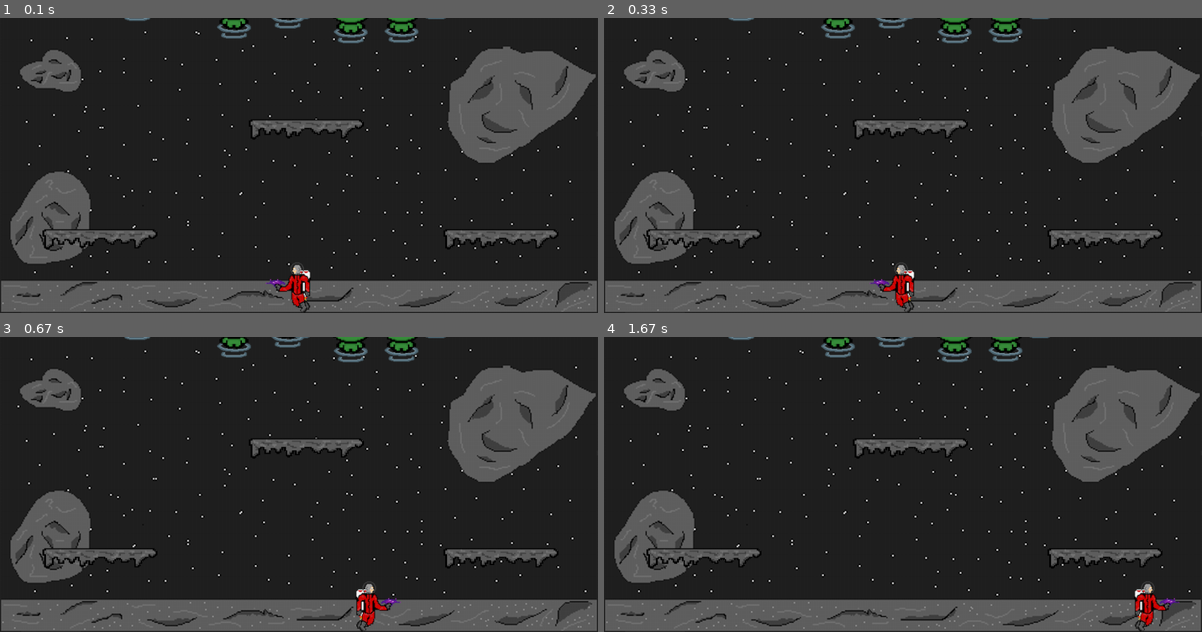
Above: before the commit, frames 1-4 (two rows, left to right).
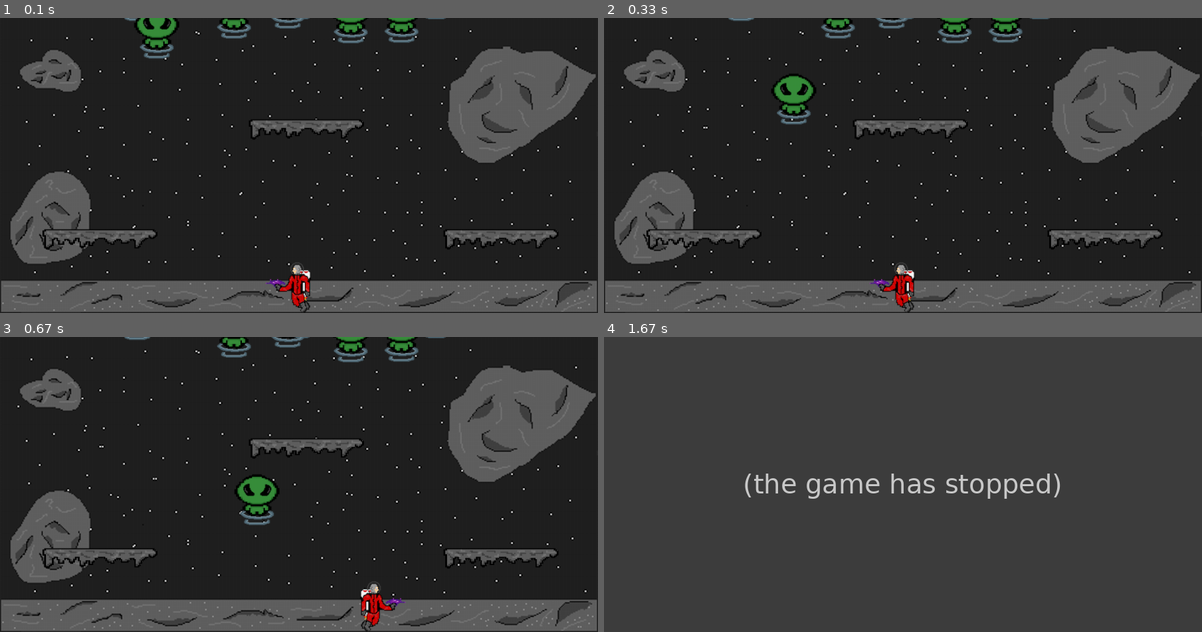
Above: after the commit, the same moments.

Repository: Emarr1113/FinalPygame
Game: pygame game, started from PythonGame.py
Same seed, same stepped clock (60 frames per second), same inputs: the game is played once before the commit and once after it.
Inputs:
- Up to frame 1 (0.1 s): no input
- Up to frame 2 (0.33 s): no input
- Up to frame 3 (0.67 s): hold Right from 0.33 s (still down)
- Up to frame 4 (1.67 s): release Right at 0.8 s; hold Right 0.83-1.3 s

The runs differ from the first frame. In frame 1, 0.6% of the frame differs, in the area x 22-30%, y 0-14%; in frame 2, 0.8%; in frame 3, 1.4%; in frame 4, 96%, in the area x 0-100%, y 0-100%.
After the commit the program exited at 1.55 s; later frames show no game.

Commit message:
Player Turns

Diff:
--- a/PythonGame.py
+++ b/PythonGame.py
@@ -236,19 +236,19 @@
             if event.key == pygame.K_RIGHT and player.movex > 0:
                 player.stop()
 
-    #For Stopwatch ----- NOT DONE
-    # # check if bullet hits mob
-    # hits = pygame.sprite.groupcollide(mobs, bullets, True, True)
-    # for hit in hits:
-    #     m = Mob()
-    #     active_sprites.add(m)
-    #     mobs.add(m)
-    #
-    # # checks mob player collision
-    # hits = pygame.sprite.spritecollide(player, mobs, False, pygame.sprite.collide_circle)
-    # if hits:
-    #     event.type = sys.exit()
-    #
+    # check if bullet hits mob
+    hits = pygame.sprite.groupcollide(mobs, bullets, True, True)
+    for hit in hits:
+        m = Mob()
+        active_sprites.add(m)
+        mobs.add(m)
+
+    # checks mob player collision
+    hits = pygame.sprite.spritecollide(player, mobs, False, pygame.sprite.collide_circle)
+    if hits:
+        event.type = sys.exit()
+
+    #Stopwatch -----NOT DONE
     # total_seconds = frame_count // frame_rate
     #
     # # Divide by 60 to get total minutes
@@ -263,17 +263,17 @@
     # # Blit to the screen
     # text = font.render(output_string, True, yellow)
     # screen.blit(text, [250, 250])
-
-    frame_count += 1
-
-    clock.tick(frame_rate)
+    #
+    # frame_count += 1
+    #
+    # clock.tick(frame_rate)
 
     active_sprites.update()
 
     current_level.update()
 
     screen.blit(Bg.image, Bg.rect)
-
+    m.move_towards_player(player)
     active_sprites.draw(screen)
     current_level.draw(screen)
 
